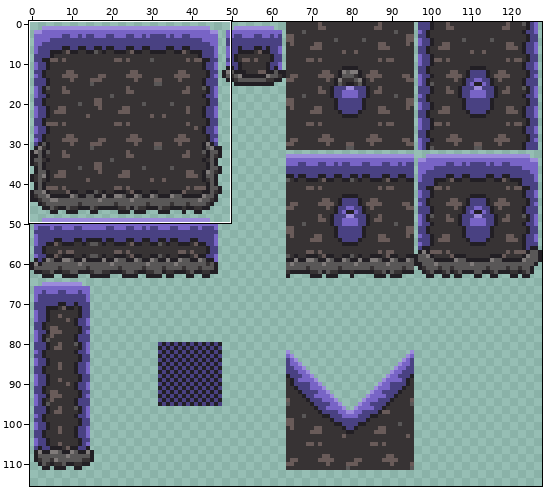
A sprite sheet gets an edit: assets/textures/tilemaps/garden/mycilium_grass.png. The picture above shows the old version from afar; the outline marks the close-up.
Close-up. Before:
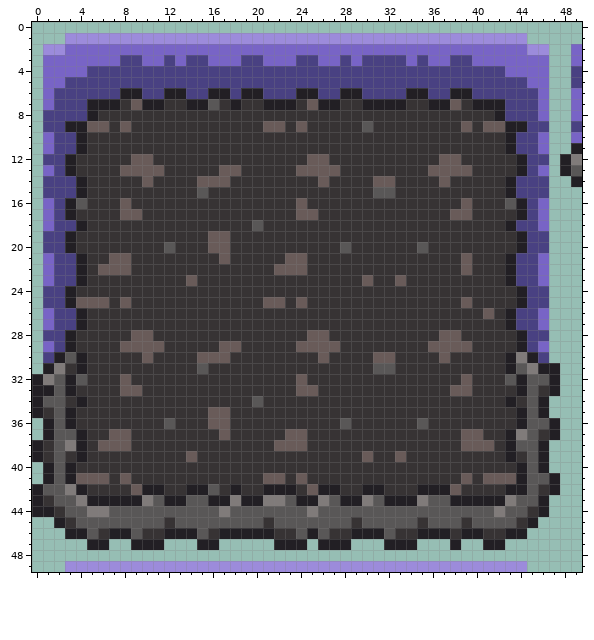
The file is 128x128 pixels. Colours within 5 levels of each other are drawn and written as one. Shown: x 0..49, y 0..49. The wide view leaves out empty margins. The commit also changed other parts of the picture, which this record leaves out.
And afterwards:
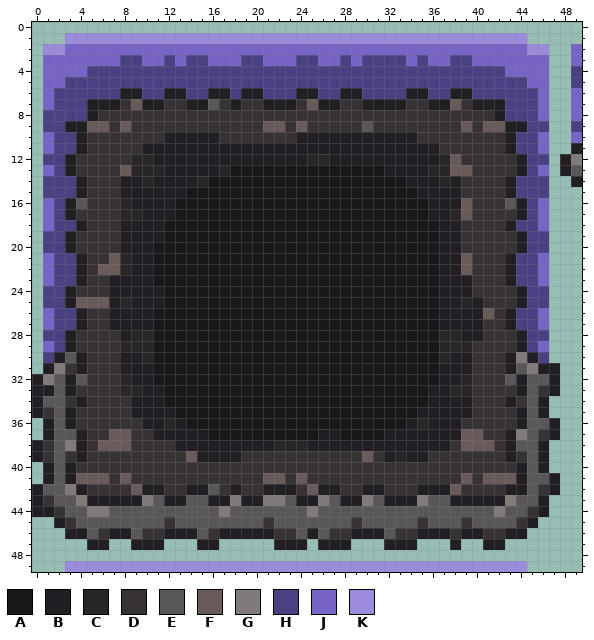
Palette (. is transparent): A #18181b  B #221f24  C #292628  D #373334  E #595757  F #695b59  G #807b7a  H #494182  J #7864c6  K #9c8bdb
Change:
@@ x 0..49 @@
  9 .HHBBFFDFDDDDDDDDDDDDFFDFDDDDDEDDDDDDDDFDFFBBHH..H
-10 .JHHBDDDDDDDDDDDDDDDDDDDDDDDDDDDDDDDDDDDDDDBHHJ..J
-11 .JHHBDDDDDDDDDDDDDDDDDDDDDDDDDDDDDDDDDDDDDDBHHJ..B
-12 .HHBDDDDDFFDDDDDDDDDDDDDDFFDDDDDDDDDDFFDDDDDBHH.BG
-13 .JHBDDDDFFFFDDDDDFFDDDDDFFFFDDDDDDDDFFFFDDDDBHJ.BE
-14 .HHHBDDDDDFDDDDFFFDDDDDDDDFDDDDFFDDDDFDDDDDBHHH..B
-15 .HHHBDDDDDDDDDDEDDDDDDDDDDDDDDDEEDDDDDDDDDDBHHH...
-16 .JHBEDDDFDDDDDDDDDDDDDDDFDDDDDDDDDDDDDDFDDDEBHJ...
-17 .JHBDDDDFFDDDDDDDDDDDDDDFFDDDDDDDDDDDDFFDDDDBHJ...
-18 .JHHBDDDDDDDDDDDDDDDEDDDDDDDDDDDDDDDDDDDDDDBHHJ...
-19 .HHBDDDDDDDDDDDDFFDDDDDDDDDDDDDDDDDDDDDDDDDDBHH...
-20 .HHBDDDDDDDDEDDDFFDDDDDDDDDDEDDDDDDEDDDDDDDDBHH...
-21 .JHHBDDFFDDDDDDDDFDDDDDFFDDDDDDDDDDDDDDFDDDBHHJ...
-22 .JHHBDFFFDDDDDDDDDDDDDFFFDDDDDDDDDDDDDDFDDDBHHJ...
-23 .JHHBDDDDDDDDDFDDDDDDDDDDDDDDDFDDFDDDDDDDDDBHHJ...
-24 .HHBDDDDDDDDDDDDDDDDDDDDDDDDDDDDDDDDDDDDDDDDBHH...
-25 .HHBFFFDFDDDDDDDDDDDDFFDFDDDDDDDDDDDDDDFDDDDBHH...
-26 .JHHBDDDDDDDDDDDDDDDDDDDDDDDDDDDDDDDDDDDDFDBHHJ...
-27 .JHHBDDDDDDDDDDDDDDDDDDDDDDDDDDDDDDDDDDDDDDBHHJ...
-28 .HHBDDDDDFFDDDDDDDDDDDDDDFFDDDDDDDDDDFFDDDDDBHH...
-29 .JHBDDDDFFFFDDDDDFFDDDDDFFFFDDDDDDDDFFFFDDDDBHJ...
-30 .HBEBDDDDDFDDDDFFFDDDDDDDDFDDDDFFDDDDFDDDDDBGBH...
-31 .BGDBDDDDDDDDDDEDDDDDDDDDDDDDDDEEDDDDDDDDDDBEGBB..
-32 BGEBEDDDFDDDDDDDDDDDDDDDFDDDDDDDDDDDDDDFDDDEBEEB..
-33 BBEBDDDDFFDDDDDDDDDDDDDDFFDDDDDDDDDDDDFFDDDDBEDB..
-34 BEEDBDDDDDDDDDDDDDDDEDDDDDDDDDDDDDDDDDDDDDDBDEB...
-35 BDEBDDDDDDDDDDDDFFDDDDDDDDDDDDDDDDDDDDDDDDDDBEB...
-36 .BEBDDDDDDDDEDDDFFDDDDDDDDDDEDDDDDDEDDDDDDDDBEEB..
-37 .BEEBDDFFDDDDDDDDFDDDDDFFDDDDDDDDDDDDDDFFDDBGEDB..
-38 BDEGBDFFFDDDDDDDDDDDDDFFFDDDDDDDDDDDDDDFFFDBEEB...
-39 BDEDBDDDDDDDDDFDDDDDDDDDDDDDDDFDDFDDDDDDDDDBDEB...
+10 .JHHBDDDDDDDBBBBBDDDDDDDBBBBBBBBBBBDDDDDDDDBHHJ..J
+11 .JHHBDDDDDBBBBBBBBBBBBBBBBBBBBBBBBBBBDDDDDDBHHJ..B
+12 .HHBDDDDDCCBBBBBBBBBBBBBBCCBBBBBBBBBBCFDDDDDBHH.BG
+13 .JHBDDDDFCCCBBBBBCAAAAAAAAAAAAAABBBBCCFFDDDDBHJ.BE
+14 .HHHBDDDBBCBBBBCAAAAAAAAAAAAAAAAAABBBCBDDDDBHHH..B
+15 .HHHBDDDBBBBBBAAAAAAAAAAAAAAAAAAAAABBBBDDDDBHHH...
+16 .JHBEDDDCBBBBAAAAAAAAAAAAAAAAAAAAAAABBBFDDDEBHJ...
+17 .JHBDDDDCCBBBAAAAAAAAAAAAAAAAAAAAAAABBCFDDDDBHJ...
+18 .JHHBDDDBBBBAAAAAAAAAAAAAAAAAAAAAAAAABBDDDDBHHJ...
+19 .HHBDDDDBBBBAAAAAAAAAAAAAAAAAAAAAAAAABBDDDDDBHH...
+20 .HHBDDDDBBBAAAAAAAAAAAAAAAAAAAAAAAAAABBDDDDDBHH...
+21 .JHHBDDFCBBAAAAAAAAAAAAAAAAAAAAAAAAAABBFDDDBHHJ...
+22 .JHHBDFFCBBAAAAAAAAAAAAAAAAAAAAAAAAAABBFDDDBHHJ...
+23 .JHHBDDBBBBAAAAAAAAAAAAAAAAAAAAAAAAAABBBDDDBHHJ...
+24 .HHBDDDBBBBBAAAAAAAAAAAAAAAAAAAAAAAAABBBDDDDBHH...
+25 .HHBFFFBCBBBAAAAAAAAAAAAAAAAAAAAAAAAABBCBDDDBHH...
+26 .JHHBDDBBBBAAAAAAAAAAAAAAAAAAAAAAAAAABBBBFDBHHJ...
+27 .JHHBDDBBBBAAAAAAAAAAAAAAAAAAAAAAAAAABBBBDDBHHJ...
+28 .HHBDDDDBCCAAAAAAAAAAAAAAAAAAAAAAAAAACCBBDDDBHH...
+29 .JHBDDDDCCCAAAAAAAAAAAAAAAAAAAAAAAAAACCCDDDDBHJ...
+30 .HBEBDDDBBCAAAAAAAAAAAAAAAAAAAAAAAAAACBBDDDBGBH...
+31 .BGDBDDDBBBAAAAAAAAAAAAAAAAAAAAAAAAAABBBDDDBEGBB..
+32 BGEBEDDDCBBAAAAAAAAAAAAAAAAAAAAAAAAAABBCDDDEBEEB..
+33 BBEBDDDDCCBBAAAAAAAAAAAAAAAAAAAAAAAABBCCDDDDBEDB..
+34 BEEDBDDDDBBBAAAAAAAAAAAAAAAAAAAAAAAABBBBDDDBDEB...
+35 BDEBDDDDDBBBBAAAAAAAAAAAAAAAAAAAAAABBBBBDDDDBEB...
+36 .BEBDDDDDDBBCBAAAAAAAAAAAAAAAAAAAABCBBBDDDDDBEEB..
+37 .BEEBDDFFDDBBBBBAAAAAAAAAABBAAAABBBBBBBFFDDBGEDB..
+38 BDEGBDFFFDDDDBBBBBBBBBCCCBBBBBBBBBBBBBDFFFDBEEB...
+39 BDEDBDDDDDDDDDFBBBBDDDDDDDDDDDFDBCBBDDDDDDDBDEB...
 40 .BEBDDDDDDDDDDDDDDDDDDDDDDDDDDDDDDDDDDDDDDDDBEB...
Boxes around the changes in both close-ups, in picture pixels (x1, y1, x2, y2):
changed: (109, 132, 483, 462)
